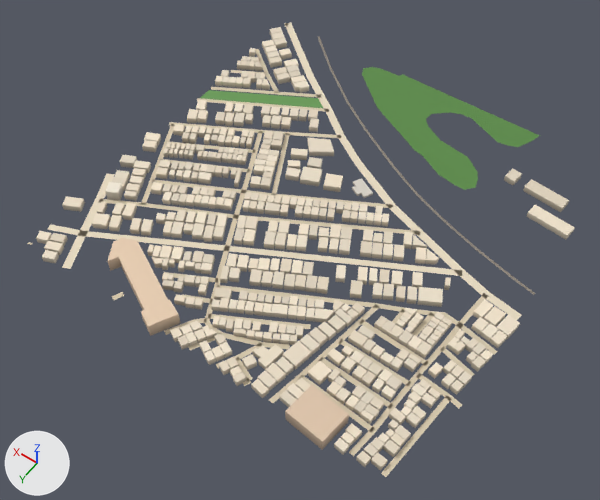
One commit to the glTF model public/assets/bengaluru-region-v1/tiles/t14_5-l1.glb: the scene before it, then after it.
Camera for both pictures: a 50 mm camera at (6905.0, 3301.0, 745.0) aimed at (7256.0, 2810.0, -26.0). Every picture has the same lights, and +X, +Y and +Z are marked at lower left. The older version comes first. Vertices at exactly the same position are counted once.

Objects in the first picture: 'building', 'ground'.
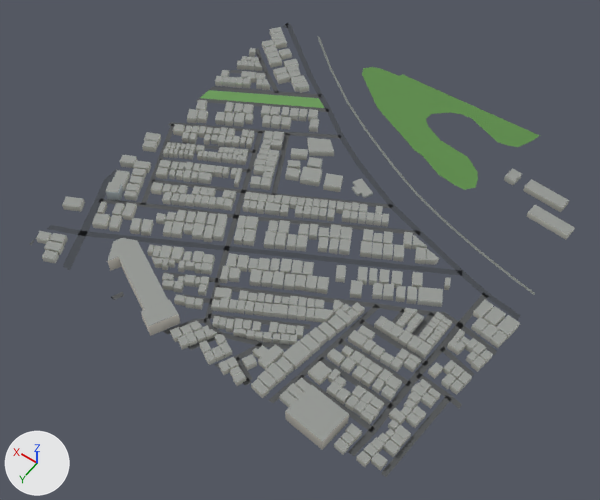
The change in detail:
me_building is used by ob_building; location (7000.0, 2500.0, 0.0).
me_building had 4058 vertices, 5100 faces and spanned x -5.0..512.0, y 21.0..512.0, z 0.0..18.0.
me_building now has 4058 vertices, 6130 faces and spans x -5.0..512.0, y 21.0..512.0, z 0.0..18.0.
me_building part 1: 5100 kept faces spanning x -5.0..512.0, y 21.0..512.0, z 0.0..18.0 get new vertex colours.
me_ground is used by ob_ground; location (7000.0, 2500.0, 0.0).
me_ground had 588 vertices, 535 faces and spanned x -1.0..505.0, y -4.0..502.0, z 1.0.
me_ground now has 603 vertices, 549 faces and spans x 0.0..500.0, y 0.0..500.0, z 1.0.
me_ground part 2: the loose piece of 40 vertices spanning x -1.0..498.0, y -1.0..271.0, z 1.0 is rebuilt with 40 vertices and now spans x 0.0..498.0, y 1.0..270.0, z 1.0.
me_ground part 3: the loose piece of 12 vertices spanning x 346.0..501.0, y 115.0..204.0, z 1.0 is rebuilt with 14 vertices and now spans x 345.0..500.0, y 114.0..206.0, z 1.0.
Part 4, on me_ground:
34 vertices are removed from x -1.0..505.0, y -4.0..502.0, z 1.0.
37 faces are deleted.
4 vertices in x 222.0..501.0, y 95.0..501.0, z 1.0 move by (-1.0, -1.0, 0.0).
3 vertices in x 227.0..499.0, y 100.0..499.0, z 1.0 move by (1.0, 1.0, 0.0).
20 vertices move from x 1.0..502.0, y -1.0..501.0, z 1.0 to x 0.0..500.0, y 0.0..500.0, z 1.0.
47 vertices are added at x 0.0..500.0, y 0.0..500.0, z 1.0.
49 new faces join them.
me_ground part 5: 307 kept faces spanning x 0.0..500.0, y 0.0..500.0, z 1.0 get new vertex colours; the middle colour goes from beige #d7c9ae to dark grey #535556.

Boxes (x1, y1, x2, y2) around the edits, measured in the pictures (600 x 500 px; the box of a moved part takes in the faces that stretch with it):
'ground', reshaped: before (27, 23, 540, 477); after (29, 23, 540, 477)
part 1 of me_building, recoloured (darker): (36, 27, 575, 471) in both
part 2 of me_ground, rebuilt: before (286, 25, 522, 321); after (286, 25, 521, 320)
part 3 of me_ground, rebuilt: before (197, 98, 329, 112); after (196, 98, 329, 112)
part 4 of me_ground, moved or reshaped: before (27, 23, 498, 477); after (29, 23, 497, 477)
part 5 of me_ground, recoloured: (74, 41, 535, 432) in both
